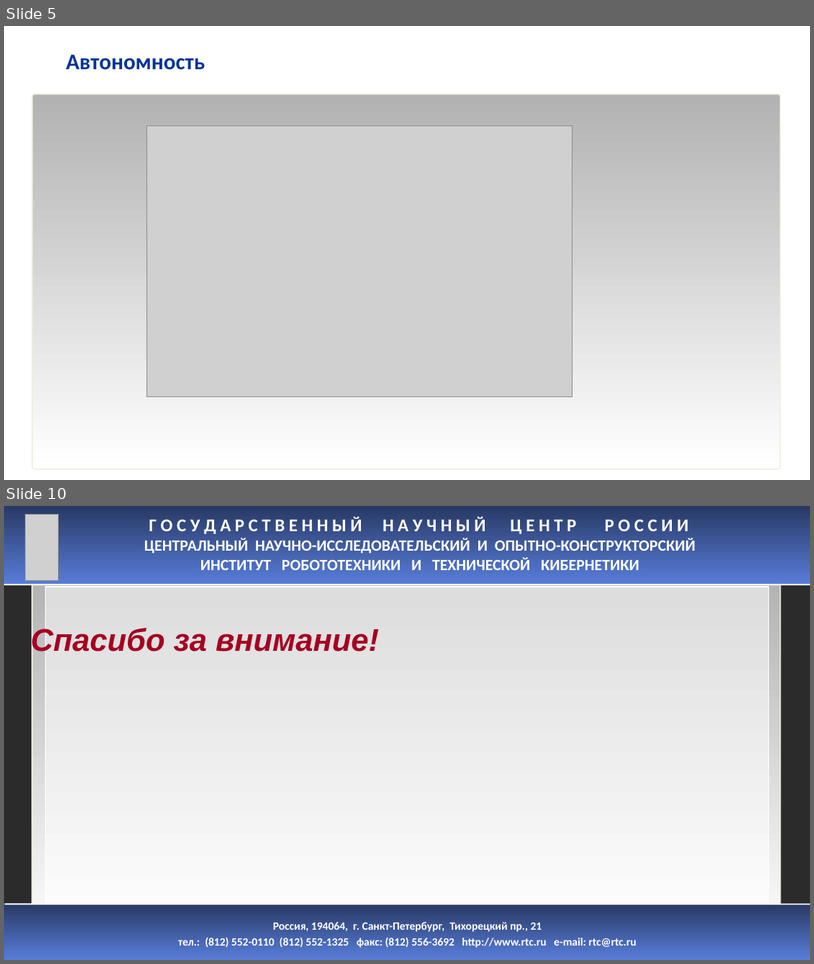
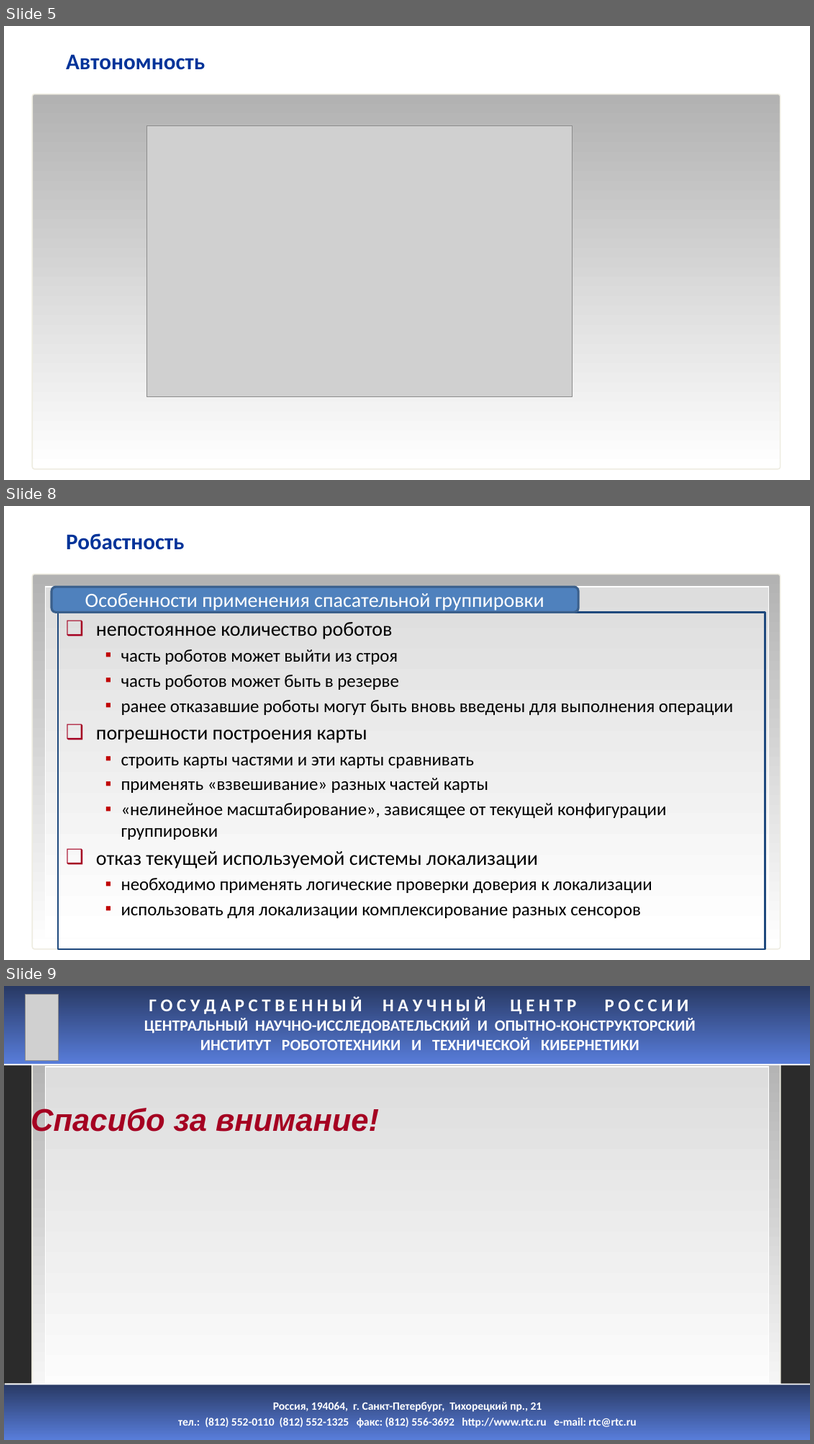
Before and after one commit to hellraptor/RescueRobots, a slide deck: MorskoySalon.pptx. Shown one above the other, each under a label of ours: slides 5 and 10 before the commit, slides 5, 8 and 9 after it; the slides between them are not shown. The pictures are 814x964 and 814x1444 pixels, drawn with LibreOffice and Linux fonts; fonts in the diff are those of the drawing; grey boxes stand for pictures; background and template pictures are left out; a plain dark background stands for a picture behind light text. Boxes give left, top, right and bottom in pixels: in the first picture for what was removed or moved away, otherwise in the second. Text is boxed around its words. In the diff, an @@ line names an element or a change of style, - is before the commit and + after.

```diff
--- a/MorskoySalon.pptx
+++ b/MorskoySalon.pptx
@@ slide 8 added at [4, 506, 810, 960], background #FFFFFF; not listed: 2 template elements that a slide beside it also shows @@
@@ title added at [66, 533, 184, 550], 20 pt, text #003399, bold @@
+Робастность
@@ rounded rectangle added at [52, 587, 579, 612], fill #4F81BD, outline #3A5F8C 2 pt, 18 pt, text #FFFFFF @@
+Особенности применения спасательной группировки
@@ text added at [58, 613, 765, 949], outline #1F497D 1.5 pt, 16 pt, text #000000 @@
+❑ непостоянное количество роботов
+  ▪ часть роботов может выйти из строя
+  ▪ часть роботов может быть в резерве
+  ▪ ранее отказавшие роботы могут быть вновь введены для выполнения операции
+❑ погрешности построения карты
+  ▪ строить карты частями и эти карты сравнивать
+  ▪ применять «взвешивание» разных частей карты
+  ▪ «нелинейное масштабирование», зависящее от текущей конфигурации группировки
+❑ отказ текущей используемой системы локализации
+  ▪ необходимо применять логические проверки доверия к локализации
+  ▪ использовать для локализации комплексирование разных сенсоров
@@ what was slide 10 is now slide 9 @@
```
Also in this commit, not shown: 1 slide changed, 1 other slide added, 3 slides removed.
